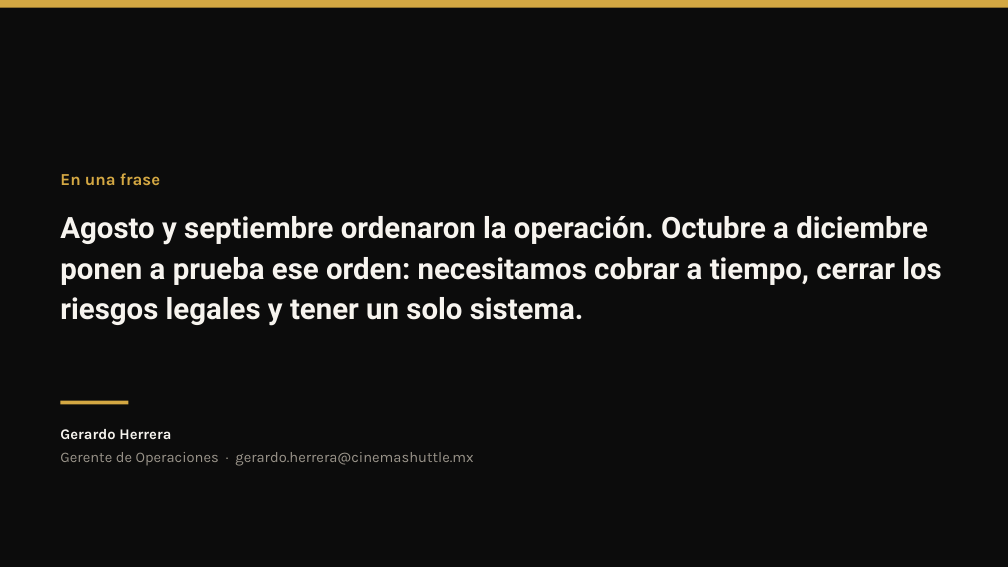
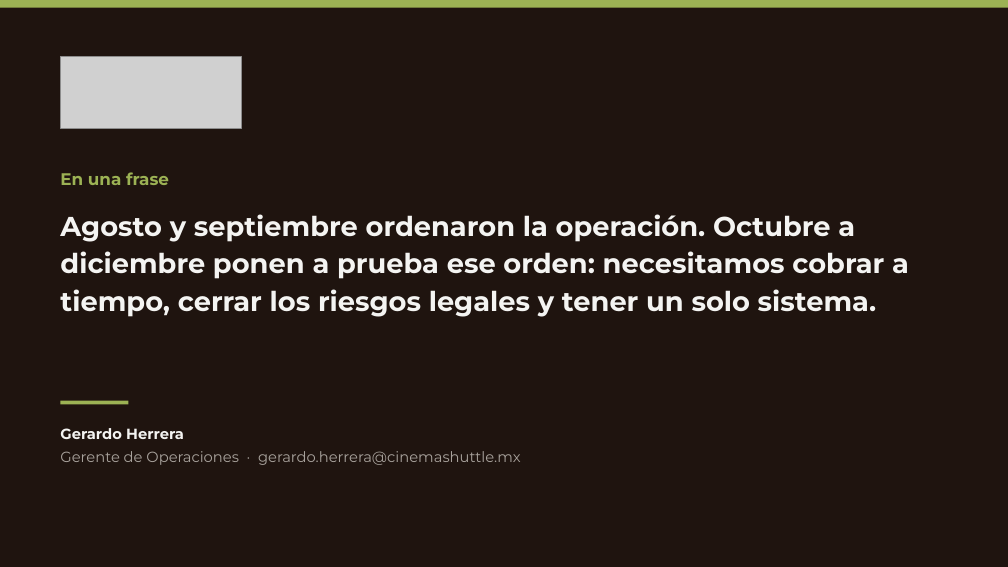
Before and after one commit to gerardoherreraCS/npscinemashuttle.github.io, a slide deck: slide 16 of reportes/Reporte_Operaciones_Ago_Sep_2026.pptx. Drawn at 1008x567 pixels with LibreOffice and Linux fonts; fonts in the diff are those of the drawing; grey boxes stand for pictures. Boxes give left, top, right and bottom in pixels: in the first picture for what was removed or moved away, otherwise in the second. Text is boxed around its words. In the diff, an @@ line names an element or a change of style, - is before the commit and + after.

```diff
--- a/reportes/Reporte_Operaciones_Ago_Sep_2026.pptx
+++ b/reportes/Reporte_Operaciones_Ago_Sep_2026.pptx
@@ background #0C0C0C to #1F140F @@
@@ rectangle at (x1=0, y1=0, x2=1008, y2=8): fill #D4A843 to #9CB254 @@
@@ picture added at (x1=60, y1=57, x2=241, y2=129) @@
@@ text "En una frase" at (x1=60, y1=172, x2=169, y2=185): font Karla to Montserrat, text colour #D4A843 to #9CB254 @@
@@ text "Agosto y septiembre ordenaron la ..." at (x1=60, y1=214, x2=909, y2=317): size 28 to 26 pt, font Roboto to Montserrat, text colour #F7F4EF to #F4F4F2 @@
@@ rectangle at (x1=60, y1=401, x2=129, y2=405): fill #D4A843 to #9CB254 @@
@@ text "Gerardo Herrera" at (x1=60, y1=428, x2=521, y2=465): font Karla to Montserrat; text colour #F7F4EF to #F4F4F2 in "Gerardo Herrera"; text colour #9A948A to #A8A29C in "Gerente de Operaciones · gerardo.herrera@cinemashuttle.mx" @@
```
Also in this commit, not shown: 15 other slides changed, 3 other files.
